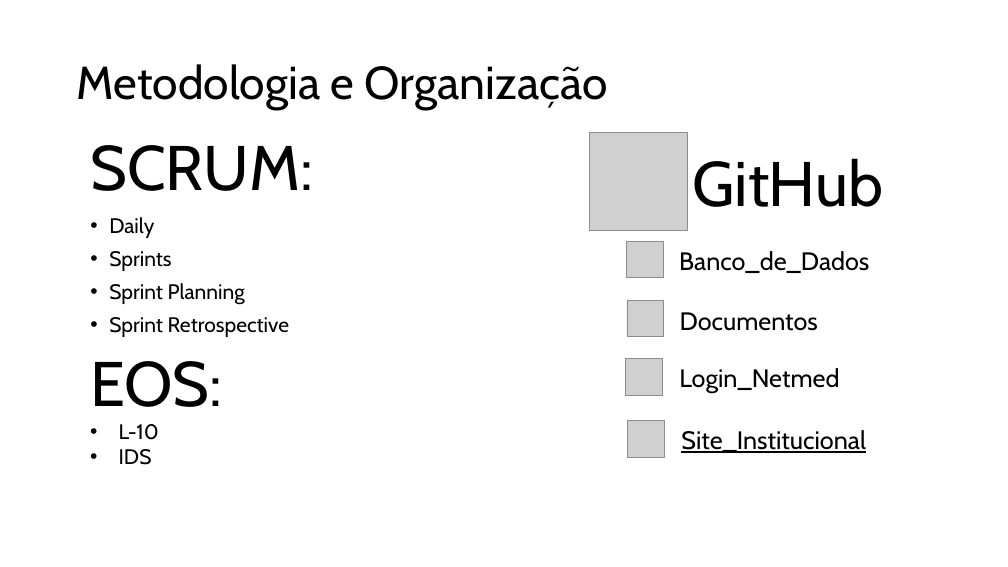
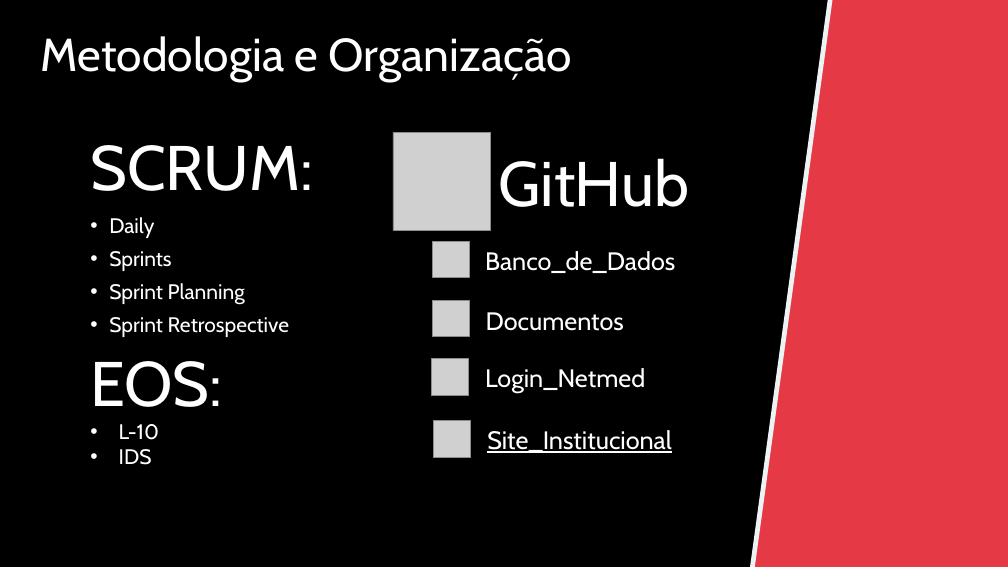
Before and after one commit to Grupo3-PI-2adsC/Documentos, a slide deck: slide 4 of Slides_NetMed_Sprint2.pptx (slide 3 before the commit). Drawn at 1008x567 pixels with LibreOffice and Linux fonts; fonts in the diff are those of the drawing; grey boxes stand for pictures. Boxes give left, top, right and bottom in pixels: in the first picture for what was removed or moved away, otherwise in the second. Text is boxed around its words. In the diff, an @@ line names an element or a change of style, - is before the commit and + after.

```diff
--- a/Slides_NetMed_Sprint2.pptx
+++ b/Slides_NetMed_Sprint2.pptx
@@ background #FFFFFF to #000000 @@
@@ title "Metodologia e Organização": place and size @@
-title "Metodologia e Organização" at [77, 64, 608, 110]
+title "Metodologia e Organização" at [41, 36, 572, 82]
@@ parallelogram added at [744, 0, 1008, 567], fill #E63946, outline #EDF2F4 4.5 pt @@
@@ picture added at [393, 132, 491, 230] @@
@@ text colour #000000 to #FFFFFF in 8 elements at [90, 145, 313, 337], [90, 361, 222, 465], [41, 36, 572, 82], [485, 251, 675, 273], [486, 312, 624, 331], [485, 368, 645, 393], [487, 430, 671, 453], [499, 158, 689, 207] @@
@@ 5 texts, 4 pictures: place and size @@
-5 texts, 4 pictures at [625, 158, 883, 457]
+5 texts, 4 pictures at [432, 158, 689, 457]
@@ picture removed at [590, 132, 687, 230] @@
```
Also in this commit, not shown: 2 other slides changed, 7 slides added, 1 slide removed.
